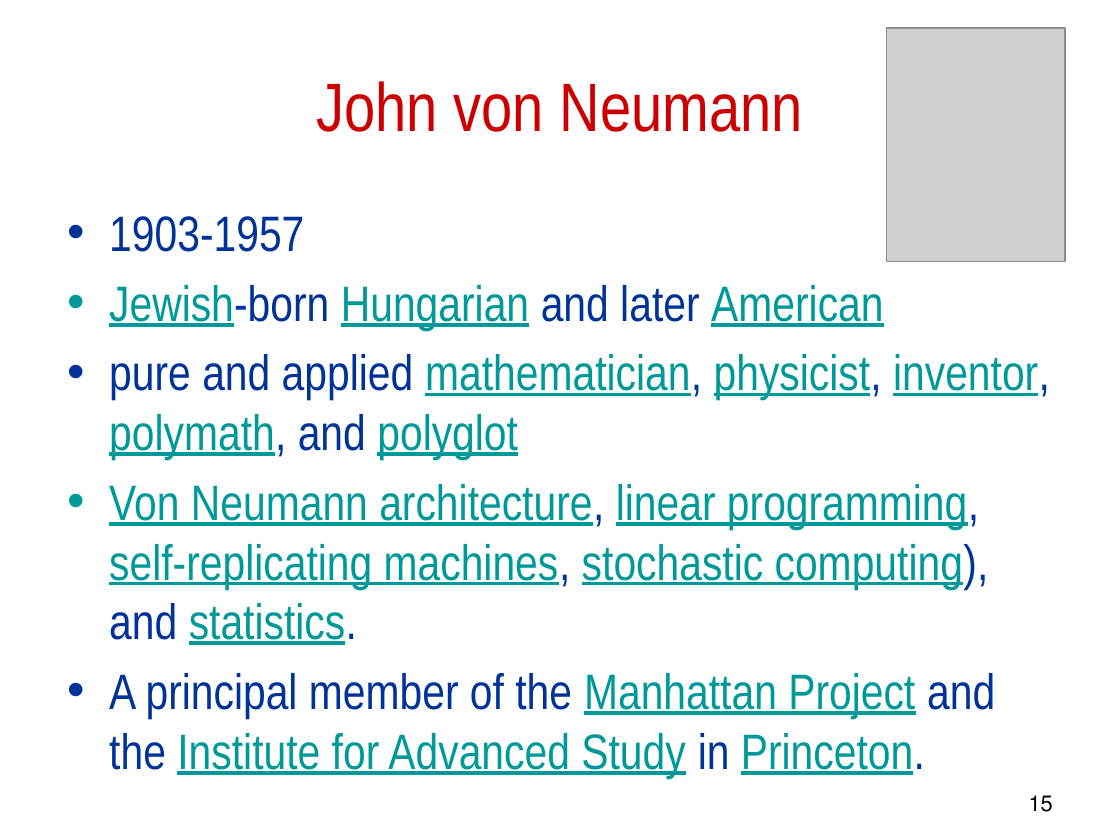
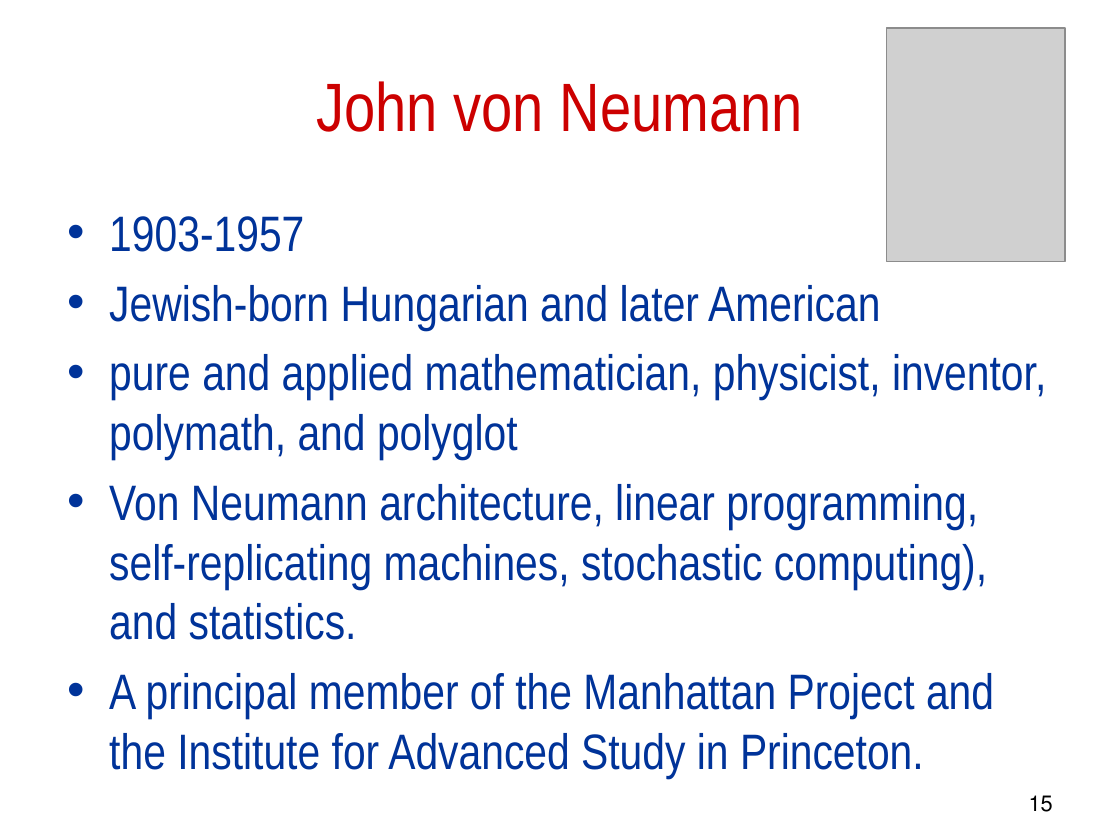
Before and after one commit to robintux/gip, a slide deck: slide 15 of Sessions/5/gip5.pptx. Drawn at 1120x840 pixels with LibreOffice and Linux fonts; fonts in the diff are those of the drawing; grey boxes stand for pictures. Boxes give left, top, right and bottom in pixels: in the first picture for what was removed or moved away, otherwise in the second. Text is boxed around its words. In the diff, an @@ line names an element or a change of style, - is before the commit and + after.

Commit message:
remove hiperlinks from von Neumann's slide

```diff
--- a/Sessions/5/gip5.pptx
+++ b/Sessions/5/gip5.pptx
@@ text at box(109, 285, 1046, 778): text colour #009999 to #003399, underline off in "Jewish-born Hungarian American", "mathematician, physicist, inventor, polymath, polyglot", "Von Neumann architecture, linear programming, self-replicati ...", "Manhattan Project Institute for Advanced Study Princeton." @@
```
